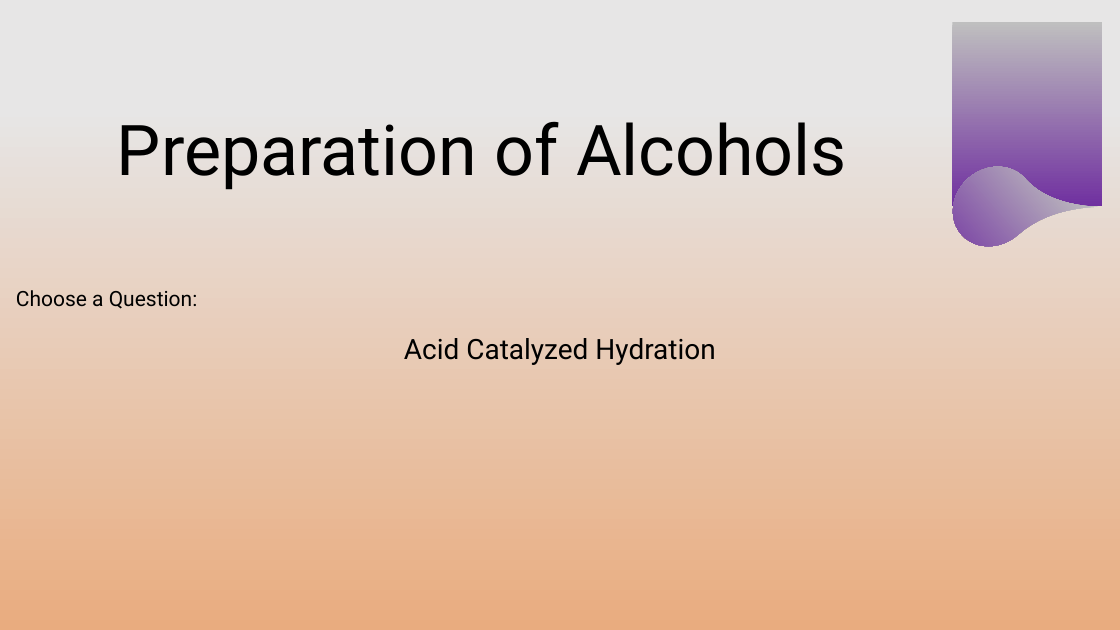
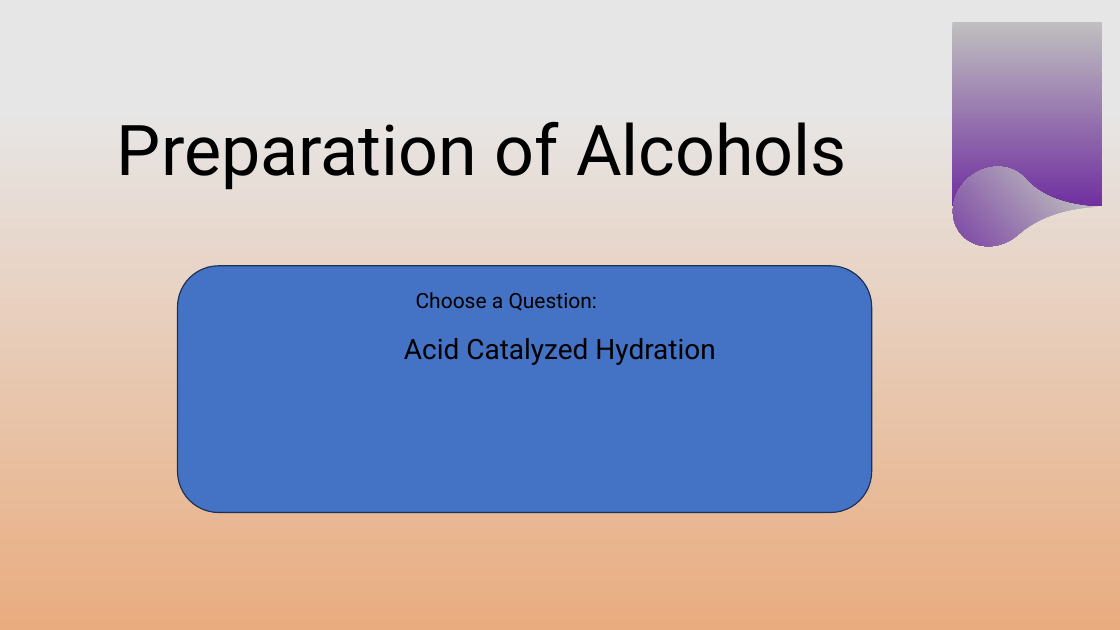
Before and after one commit to chemykill/alcoholproblems, a slide deck: slide 7 of alcoholquestions.pptx. Drawn at 1120x630 pixels with LibreOffice and Linux fonts; fonts in the diff are those of the drawing; background and template pictures are left out. Boxes give left, top, right and bottom in pixels: in the first picture for what was removed or moved away, otherwise in the second. Text is boxed around its words. In the diff, an @@ line names an element or a change of style, - is before the commit and + after.

```diff
--- a/alcoholquestions.pptx
+++ b/alcoholquestions.pptx
@@ rounded rectangle added at (x1=177, y1=266, x2=871, y2=513), fill #4472C4, outline #1E3256 1 pt @@
@@ text "Choose a Question:" moved from (x1=16, y1=290, x2=198, y2=309) to (x1=416, y1=292, x2=598, y2=311) @@
```
Also in this commit, not shown: 1 other slide changed.
